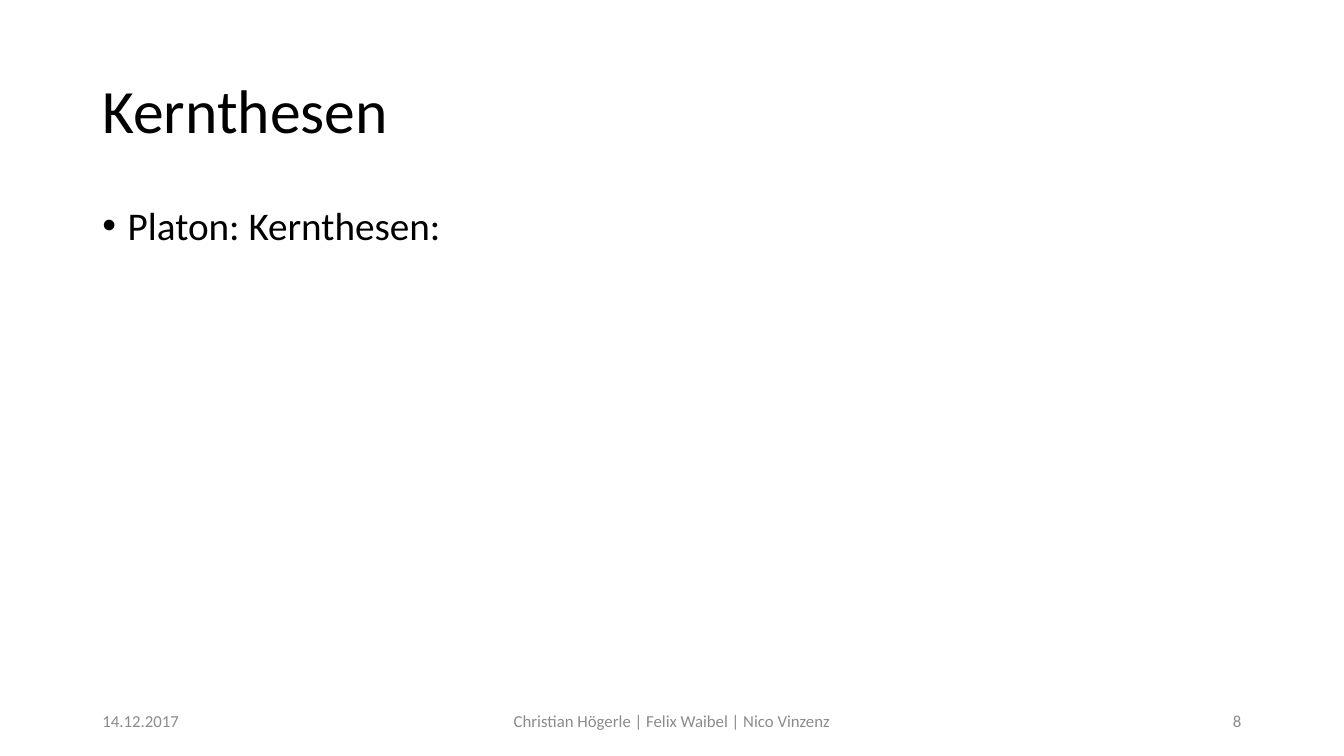
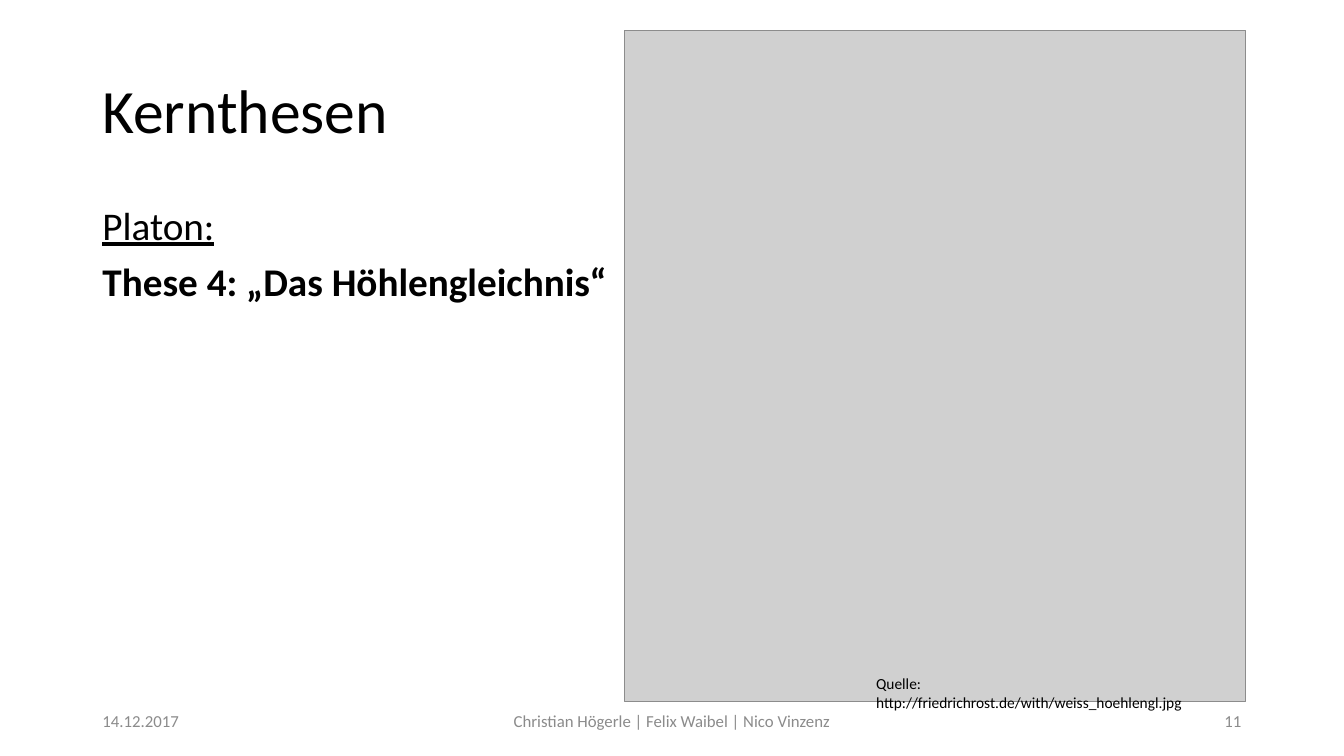
Before and after one commit to Fewa93/Berufsethik, a slide deck: slide 11 of Präsentation/Berufsethik.pptx (slide 8 before the commit). Drawn at 1344x756 pixels with LibreOffice and Linux fonts; fonts in the diff are those of the drawing; grey boxes stand for pictures. Boxes give left, top, right and bottom in pixels: in the first picture for what was removed or moved away, otherwise in the second. Text is boxed around its words. In the diff, an @@ line names an element or a change of style, - is before the commit and + after.

Commit message:
Präse: Platon, Abwägung und Fazit

```diff
--- a/Präsentation/Berufsethik.pptx
+++ b/Präsentation/Berufsethik.pptx
@@ picture added at <box>625,30,1246,702</box> @@
@@ text at <box>102,212,607,303</box>: text changed; bold on @@
-• Platon: Kernthesen:
+Platon:
+These 4: „Das Höhlengleichnis“
@@ text added at <box>876,678,1181,713</box>, 11 pt, text #000000 @@
+Quelle:
+http://friedrichrost.de/with/weiss_hoehlengl.jpg
@@ page number at <box>1224,716,1241,727</box>: text changed @@
-8
+11
```
Also in this commit, not shown: 2 other slides changed, 7 slides added, 13 other files.
